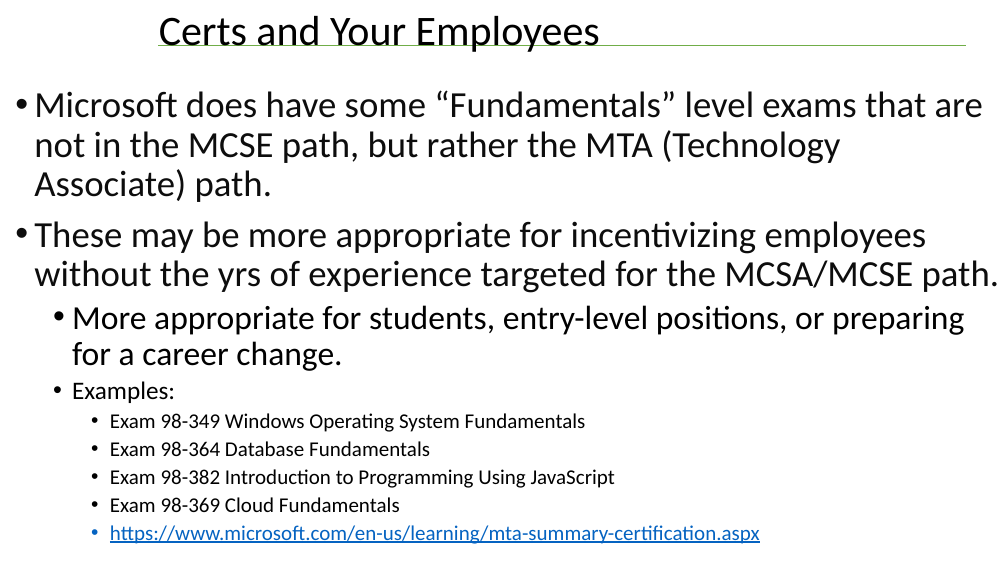
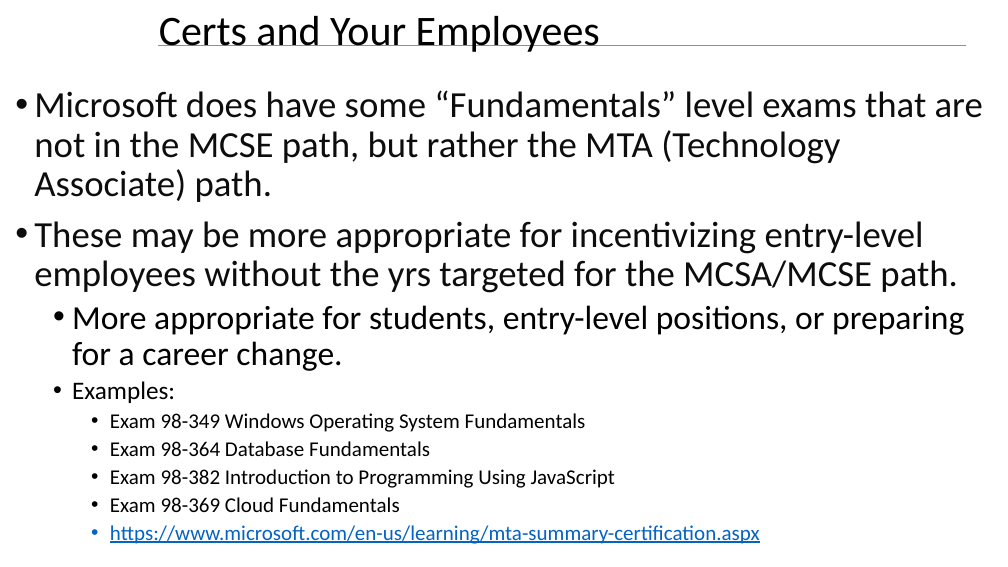
Before and after one commit to williamadba/Public-Presentations, a slide deck: slide 8 of Lunch and Learns/Think Like a Certification Exam.pptx. Drawn at 1008x567 pixels with LibreOffice and Linux fonts; fonts in the diff are those of the drawing. Boxes give left, top, right and bottom in pixels: in the first picture for what was removed or moved away, otherwise in the second. Text is boxed around its words. In the diff, an @@ line names an element or a change of style, - is before the commit and + after.

```diff
--- a/Lunch and Learns/Think Like a Certification Exam.pptx
+++ b/Lunch and Learns/Think Like a Certification Exam.pptx
@@ text at (34,221,957,293): text changed @@
-• These may be more appropriate for incentivizing employees without the yrs of experience targeted for the MCSA/MCSE path.
+• These may be more appropriate for incentivizing entry-level employees without the yrs targeted for the MCSA/MCSE path.
```
Also in this commit, not shown: 5 other slides changed, 1 other file.
